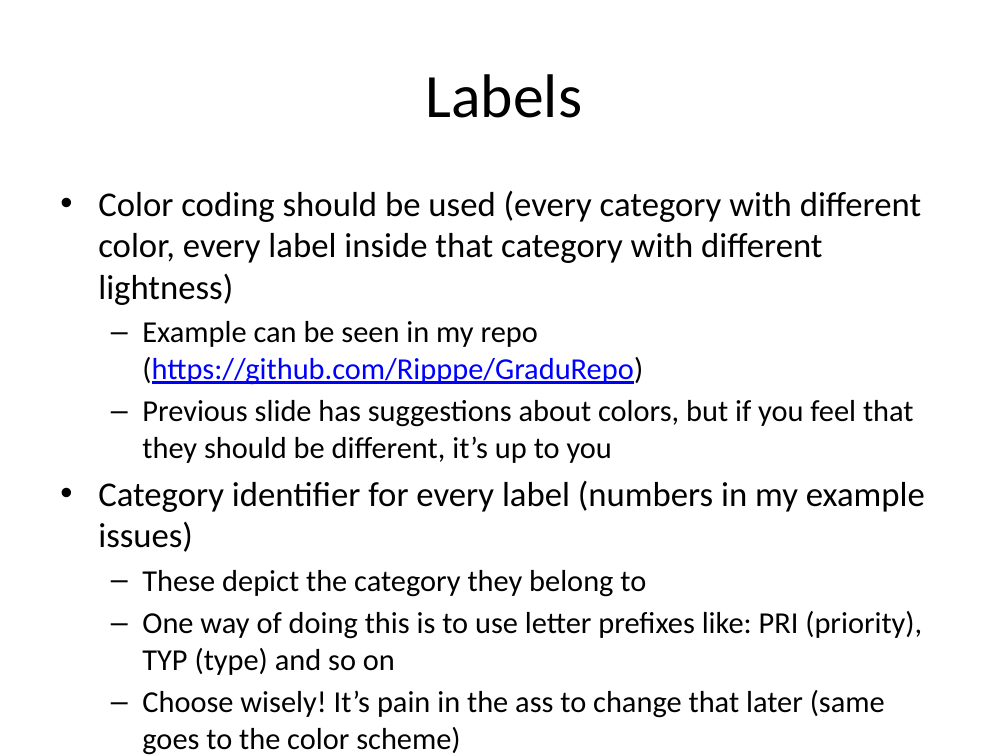
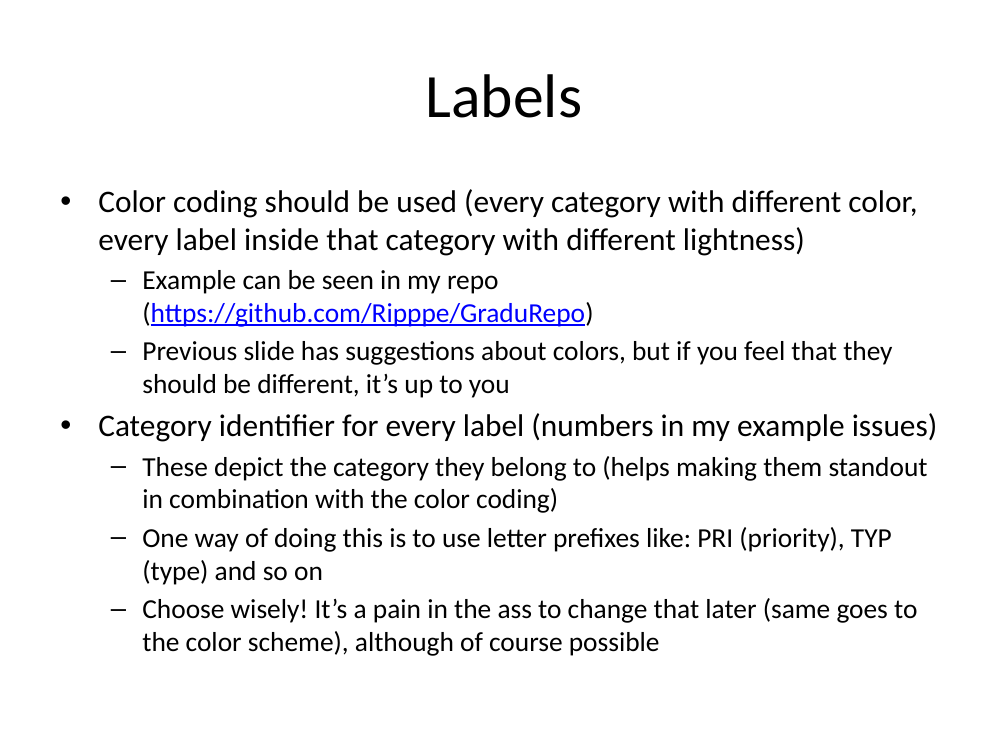
Before and after one commit to Ripppe/GraduRepo, a slide deck: slide 17 of Managing requirements in GitHub.pptx. Drawn at 1008x756 pixels with LibreOffice and Linux fonts; fonts in the diff are those of the drawing. Boxes give left, top, right and bottom in pixels: in the first picture for what was removed or moved away, otherwise in the second. Text is boxed around its words. In the diff, an @@ line names an element or a change of style, - is before the commit and + after.

```diff
--- a/Managing requirements in GitHub.pptx
+++ b/Managing requirements in GitHub.pptx
@@ text at [98,189,938,585]: size 24.8 to 22.4 pt in "Color coding should be used (every category ...", "Category identifier for every label (numbers in ..."; size 21.7 to 19.6 pt in "Example can be seen in my repo ...", "Previous slide has suggestions about colors, but ...", "One way of doing this is to ..." @@
@@ text at [142,456,928,513]: text changed; size 21.7 to 19.6 pt @@
-  – These depict the category they belong to
+  – These depict the category they belong to (helps making them standout in combination with the color coding)
@@ text at [142,598,917,656]: text changed; size 21.7 to 19.6 pt @@
-  – Choose wisely! It’s pain in the ass to change that later (same goes to the color scheme)
+  – Choose wisely! It’s a pain in the ass to change that later (same goes to the color scheme), although of course possible
```
Also in this commit, not shown: 27 other slides changed, 1 slide added, 1 other file.
